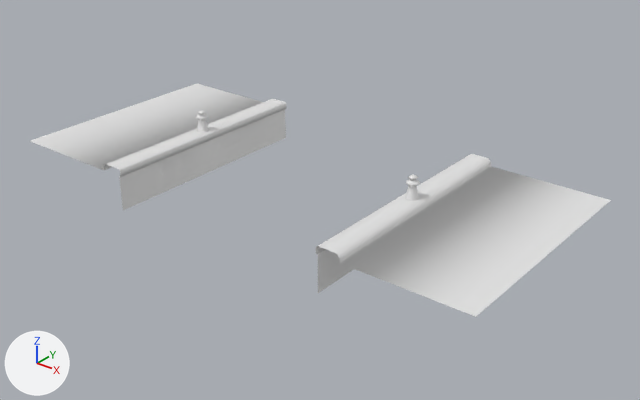
One commit to the FBX model Assets/3dAssets/Enviroment/sidePath_module.fbx: the scene before it, then after it.
Before and after are seen from a 50 mm lens placed at (8.0, -49.9, 15.4), pointed at (-12.0, -24.9, -0.2). The axes (+X, +Y, +Z) are drawn at lower left. The lights are the same throughout. Vertices at the same position are counted once.

Script lines for the objects in view, before the commit:
```python
me_plane_006 = bpy.data.meshes.new('Plane.006')
me_plane_006.from_pydata(...)  # 570 vertices, 514 faces; spans x -10.9..10.9, y -5.0..5.0, z -0.5..2.3
me_plane_006.materials.append(mat_material_001)  # white #e7e7e7
ob_plane_252 = bpy.data.objects.new('Plane.252', me_plane_006)
ob_plane_252.location = (-13.0, -25.0, 0.0)
```
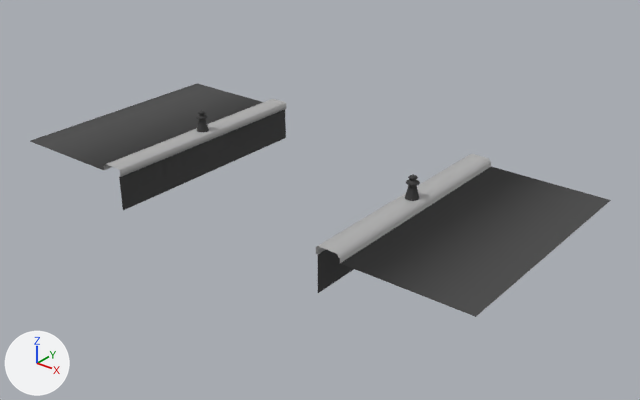
Location of each change, [x1, y1, x2, y2] in pixels of the pictures (640 x 400 px):
part 1 of me_plane_006, recoloured (white to grey): [30, 84, 611, 317] in both
part 2 of me_plane_006, recoloured (white to grey): [104, 116, 243, 177] in both
part 3 of me_plane_006, recoloured (white to grey): [316, 177, 453, 263] in both
part 4 of me_plane_006, recoloured (white to grey): [230, 99, 286, 126] in both
part 5 of me_plane_006, recoloured (white to grey): [433, 154, 491, 191] in both
part 6 of me_plane_006, recoloured: [119, 109, 286, 210] in both
part 7 of me_plane_006, recoloured: [318, 174, 420, 293] in both

Edits to the bpy script that builds the scene:
```text
Add mat_material_003:
    mat_material_003 = principled_material('Material.003')
    mat_material_003.base_color = (0.119, 0.119, 0.119)  # dark grey #616161
    mat_material_003.metallic = 1.0
    mat_material_003.roughness = 0.862
Add mat_curb:
    mat_curb = principled_material('Curb')
    mat_curb.base_color = (0.448, 0.448, 0.448)  # grey #b3b3b3
Add mat_road:
    mat_road = principled_material('Road')
    mat_road.base_color = (0.0607, 0.0607, 0.0607)  # dark grey #464646
    mat_road.roughness = 0.776
Change me_plane_006:
    where me_plane_006.from_pydata(...)  # 570 vertices, 514 faces; spans x -10.9..10.9, y -5.0..5.0, z -0.5..2.3
    used by ob_plane_252; location = (-13.0, -25.0, 0.0)
    me_plane_006 part 1: all 2 faces centred in x -8.4..8.4, y 0.0, z 1.0 switch from mat_material_001 (white #e7e7e7) to mat_road (dark grey #464646)
    me_plane_006 part 2: 50 of the faces centred in x -5.9..-4.9, y -4.2..1.3, z 1.0..1.3 switch from mat_material_001 (white #e7e7e7) to mat_curb (grey #b2b2b2)
    me_plane_006 part 3: 50 of the faces centred in x 4.9..5.9, y -4.2..1.3, z 1.0..1.3 switch from mat_material_001 (white #e7e7e7) to mat_curb (grey #b2b2b2)
    me_plane_006 part 4: 6 of the faces centred in x -5.9..-4.9, y 3.5, z 1.0..1.3 switch from mat_material_001 (white #e7e7e7) to mat_curb (grey #b2b2b2)
    me_plane_006 part 5: 6 of the faces centred in x 4.9..5.9, y 3.5, z 1.0..1.3 switch from mat_material_001 (white #e7e7e7) to mat_curb (grey #b2b2b2)
    me_plane_006 part 6: 200 of the faces centred in x -5.6..-5.0, y -4.2..3.5, z -0.1..2.3 switch from mat_material_001 (white #e7e7e7) to mat_material_003 (dark grey #616161)
    me_plane_006 part 7: 200 of the faces centred in x 5.0..5.6, y -4.2..3.5, z -0.1..2.3 switch from mat_material_001 (white #e7e7e7) to mat_material_003 (dark grey #616161)
```
